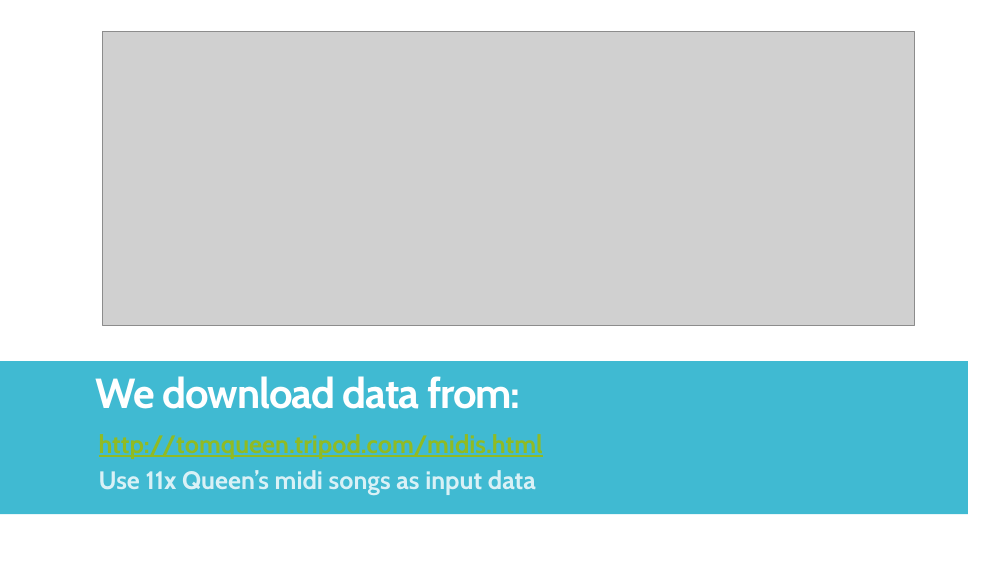
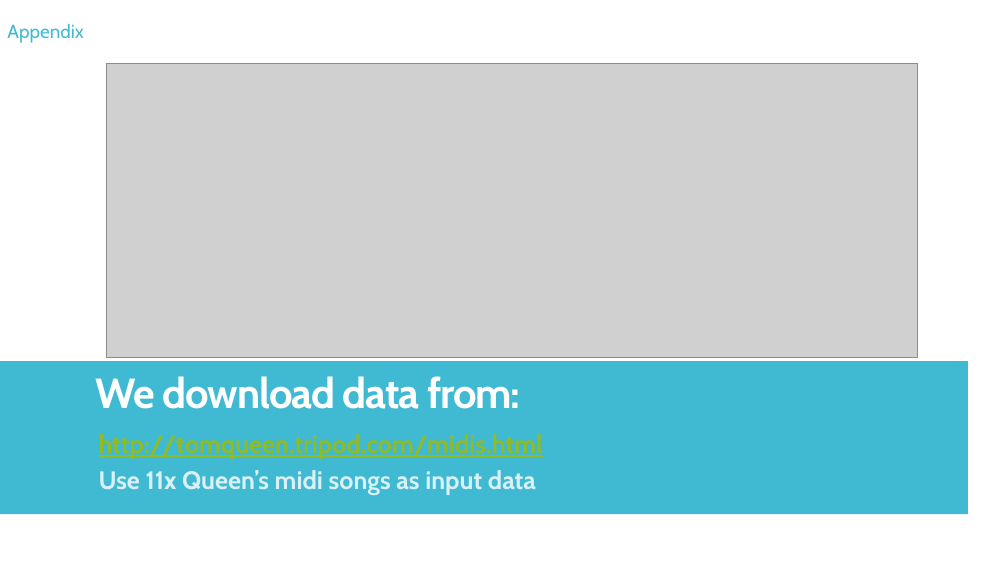
Before and after one commit to mawuliadjei/neuralnetmusicprediction, a slide deck: slide 27 of Generating music with LSTM.pptx (slide 6 before the commit). Drawn at 1008x567 pixels with LibreOffice and Linux fonts; fonts in the diff are those of the drawing; grey boxes stand for pictures. Boxes give left, top, right and bottom in pixels: in the first picture for what was removed or moved away, otherwise in the second. Text is boxed around its words. In the diff, an @@ line names an element or a change of style, - is before the commit and + after.

```diff
--- a/Generating music with LSTM.pptx
+++ b/Generating music with LSTM.pptx
@@ text added at box(7, 24, 83, 43), 18 pt, text #40BAD2 @@
+Appendix
@@ picture: place and size @@
-picture at box(103, 32, 915, 326)
+picture at box(106, 63, 918, 357)
```
Also in this commit, not shown: 4 other slides changed, 21 slides added, 8 slides removed.
